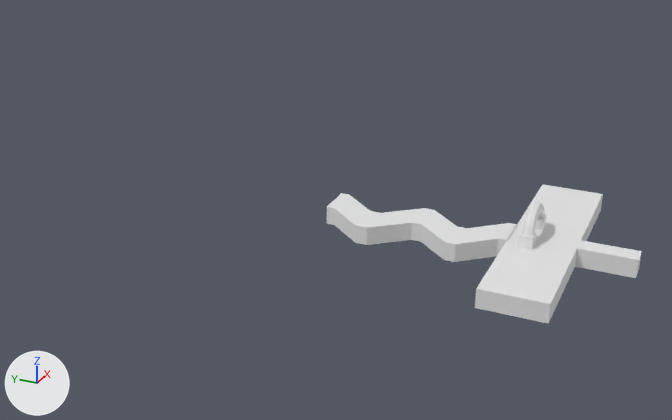
Before and after pictures for a commit that changed the Blender file shadowland.blend.
Before and after are seen from a 50 mm lens placed at (-85.2, -7.1, 42.4), pointed at (0.2, 31.3, -0.3). Lighting does not change. The marker at lower left points along +X, +Y and +Z.
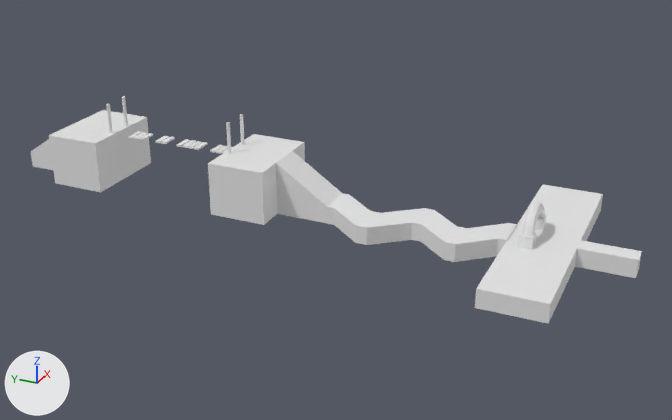
Commit message: shadowland: start working with bridge

Where the change shows, as pixel boxes [x1, y1, x2, y2] in the pictures (672 x 420 px):
'Cube.005', added
    after: [208, 134, 342, 225]
'Cube.006', added
    after: [31, 110, 151, 192]
'Cylinder.002', added
    after: [106, 104, 113, 133]
'Cylinder.003', added
    after: [122, 96, 128, 126]
'Cube.012', added
    after: [194, 142, 208, 150]
'Cube.015', added
    after: [161, 137, 175, 144]
'Cube.018', added
    after: [139, 133, 153, 141]
'Cube.009', added
    after: [210, 145, 224, 153]
'Cube.011', added
    after: [188, 141, 202, 149]
'Cube.013', added
    after: [177, 139, 190, 147]
'Cube.014', added
    after: [155, 136, 169, 143]
'Cube.010', added
    after: [183, 140, 196, 148]
'Cube.017', added
    after: [134, 132, 148, 140]
'Cube.008', added
    after: [216, 146, 227, 154]
'Cube.016', added
    after: [128, 131, 143, 139]

Diff of the bpy script that builds the scene:
```diff
--- a/shadowland.blend.py
+++ b/shadowland.blend.py
@@ me_cylinder_004 @@
+me_cylinder_004.from_pydata(...)  # a 12-sided cylinder along z spanning x -1.0..1.0, y -1.0..1.0, z -1.0..1.0
@@ me_cube_006 @@
+me_cube_006.from_pydata(...)  # 20 vertices, 18 faces; spans x -2.58..2.54, y -1.0..11.76, z -1.0..5.09
@@ ob_cylinder_003 @@
+ob_cylinder_003 = bpy.data.objects.new('Cylinder.003', me_cylinder_004)
+ob_cylinder_003.location = (1.5, 59.55, 6.64)
+ob_cylinder_003.scale = (0.2, 0.2, 2.0)
@@ ob_cylinder_002 @@
+ob_cylinder_002 = bpy.data.objects.new('Cylinder.002', me_cylinder_004.copy())
+ob_cylinder_002.location = (-1.48, 59.55, 6.64)
+ob_cylinder_002.scale = (0.2, 0.2, 2.0)
@@ ob_cube_018 @@
+ob_cube_018 = bpy.data.objects.new('Cube.018', me_cube_001.copy())  # the mesh of ob_cube
+ob_cube_018.location = (0.0, 55.66, 4.69)
+ob_cube_018.scale = (1.0, 0.3, 0.1)
@@ ob_cube_017 @@
+ob_cube_017 = bpy.data.objects.new('Cube.017', me_cube_001.copy())  # the mesh of ob_cube
+ob_cube_017.location = (0.0, 56.42, 4.69)
+ob_cube_017.scale = (1.0, 0.3, 0.1)
@@ ob_cube_016 @@
+ob_cube_016 = bpy.data.objects.new('Cube.016', me_cube_001.copy())  # the mesh of ob_cube
+ob_cube_016.location = (0.0, 57.17, 4.69)
+ob_cube_016.scale = (1.0, 0.3, 0.1)
@@ ob_cube_015 @@
+ob_cube_015 = bpy.data.objects.new('Cube.015', me_cube_001.copy())  # the mesh of ob_cube
+ob_cube_015.location = (0.0, 52.66, 4.69)
+ob_cube_015.scale = (1.0, 0.3, 0.1)
@@ ob_cube_014 @@
+ob_cube_014 = bpy.data.objects.new('Cube.014', me_cube_001.copy())  # the mesh of ob_cube
+ob_cube_014.location = (0.0, 53.47, 4.69)
+ob_cube_014.scale = (1.0, 0.3, 0.1)
@@ ob_cube_013 @@
+ob_cube_013 = bpy.data.objects.new('Cube.013', me_cube_001.copy())  # the mesh of ob_cube
+ob_cube_013.location = (0.0, 50.53, 4.69)
+ob_cube_013.scale = (1.0, 0.3, 0.1)
@@ ob_cube_012 @@
+ob_cube_012 = bpy.data.objects.new('Cube.012', me_cube_001.copy())  # the mesh of ob_cube
+ob_cube_012.location = (0.0, 48.2, 4.69)
+ob_cube_012.scale = (1.0, 0.3, 0.1)
@@ ob_cube_011 @@
+ob_cube_011 = bpy.data.objects.new('Cube.011', me_cube_001.copy())  # the mesh of ob_cube
+ob_cube_011.location = (0.0, 48.96, 4.69)
+ob_cube_011.scale = (1.0, 0.3, 0.1)
@@ ob_cube_010 @@
+ob_cube_010 = bpy.data.objects.new('Cube.010', me_cube_001.copy())  # the mesh of ob_cube
+ob_cube_010.location = (0.0, 49.72, 4.69)
+ob_cube_010.scale = (1.0, 0.3, 0.1)
@@ ob_cube_009 @@
+ob_cube_009 = bpy.data.objects.new('Cube.009', me_cube_001.copy())  # the mesh of ob_cube
+ob_cube_009.location = (0.0, 46.03, 4.69)
+ob_cube_009.scale = (1.0, 0.3, 0.1)
@@ ob_cube_008 @@
+ob_cube_008 = bpy.data.objects.new('Cube.008', me_cube_001.copy())  # the mesh of ob_cube
+ob_cube_008.location = (0.0, 45.28, 4.69)
+ob_cube_008.scale = (1.0, 0.3, 0.1)
@@ ob_cube_006 @@
+ob_cube_006 = bpy.data.objects.new('Cube.006', me_cube_006)
+ob_cube_006.location = (0.0, 70.8, 0.0)
+ob_cube_006.scale = (2.0, -1.0, 1.0)
@@ ob_cylinder_001 @@
+ob_cylinder_001 = bpy.data.objects.new('Cylinder.001', me_cylinder_004.copy())
+ob_cylinder_001.location = (-1.48, 43.53, 6.64)
+ob_cylinder_001.scale = (0.2, 0.2, 2.0)
@@ ob_cylinder @@
+ob_cylinder = bpy.data.objects.new('Cylinder', me_cylinder_004.copy())
+ob_cylinder.location = (1.5, 43.53, 6.64)
+ob_cylinder.scale = (0.2, 0.2, 2.0)
@@ ob_cube_005 @@
+ob_cube_005 = bpy.data.objects.new('Cube.005', me_cube_006.copy())
+ob_cube_005.location = (0.0, 32.33, 0.0)
+ob_cube_005.scale = (2.0, 1.0, 1.0)
```
